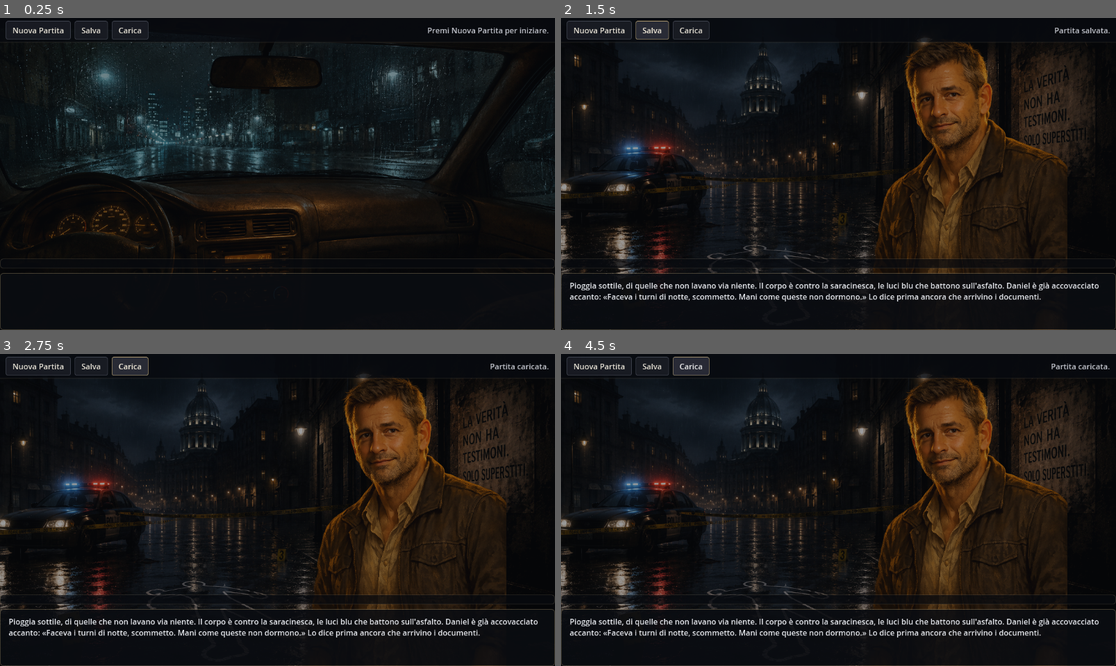
Above: before the commit, frames 1-4 (two rows, left to right).
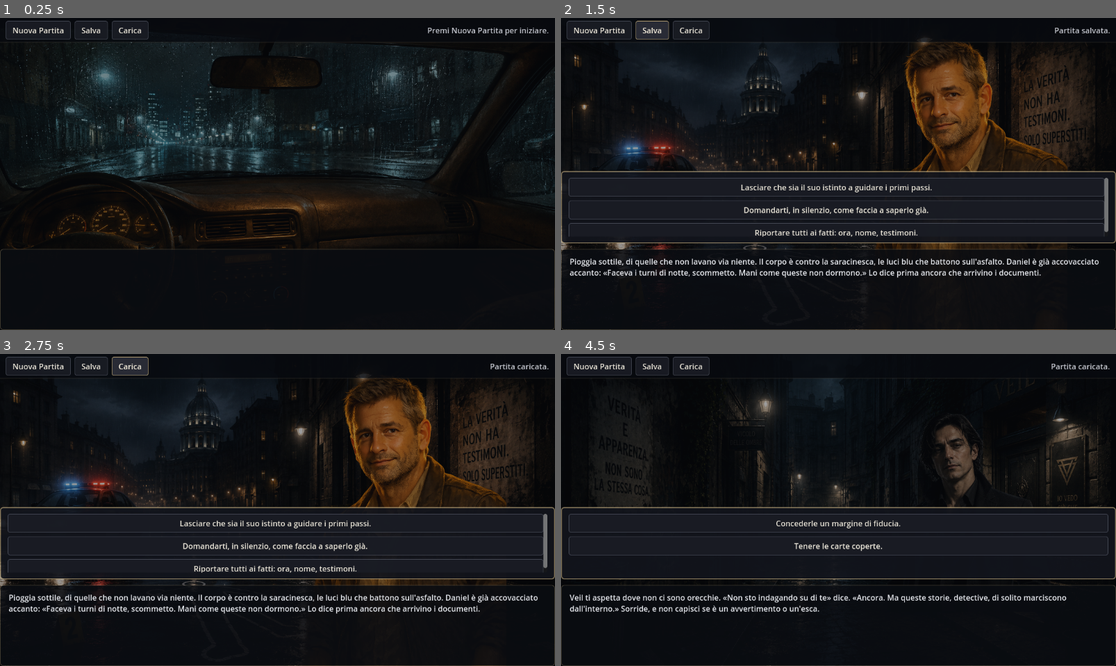
Above: after the commit, the same moments.

Repository: torsifranci2006-ship-it/gioco-test
Game: Godot game, scene res://scenes/main.tscn
The game is run twice, just before and just after one commit, with the same random seed, the same clock (stepped at 60 frames per second) and the same inputs.
Inputs (mouse positions are in pixels of both pictures, inside the frame that each line leads up to):
- Up to frame 1 (0.25 s): no input
- Up to frame 2 (1.5 s): click "Nuova Partita" at 0.5 s; click "Salva" at 1.25 s
- Up to frame 3 (2.75 s): click "Carica" at 2 s
- Up to frame 4 (4.5 s): click "Lasciare che sia il suo istin…" at 2.75 s; click (838, 631) at 3.5 s, where only the run before the commit has a clickable "Domandarti, in silenzio, come…"; click (838, 544) at 4.25 s, where only the run after the commit has a clickable "Capire cosa cerca davvero Vei…"

The runs differ from the first frame. In frame 1, 0.5% of the frame differs, in the area x 0-100%, y 73-83%; in frame 2, 15%; in frame 3, 15%; in frame 4, 27%, in the area x 0-100%, y 0-100%.

Commit message:
Migliora leggibilità UI e pannello scelte

Diff:
--- a/scenes/main.tscn
+++ b/scenes/main.tscn
@@ -19,16 +19,16 @@
 corner_radius_bottom_left = 6
 
 [sub_resource type="StyleBoxFlat" id="sb_choices"]
-content_margin_left = 14.0
-content_margin_top = 10.0
-content_margin_right = 14.0
-content_margin_bottom = 10.0
-bg_color = Color(0.03, 0.04, 0.06, 0.7)
-border_width_left = 1
-border_width_top = 1
-border_width_right = 1
-border_width_bottom = 1
-border_color = Color(0.5, 0.46, 0.38, 0.35)
+content_margin_left = 16.0
+content_margin_top = 14.0
+content_margin_right = 16.0
+content_margin_bottom = 14.0
+bg_color = Color(0.07, 0.08, 0.11, 0.92)
+border_width_left = 2
+border_width_top = 2
+border_width_right = 2
+border_width_bottom = 2
+border_color = Color(0.72, 0.64, 0.48, 0.7)
 corner_radius_top_left = 6
 corner_radius_top_right = 6
 corner_radius_bottom_right = 6
@@ -220,9 +220,11 @@
 anchor_bottom = 1.0
 grow_horizontal = 2
 grow_vertical = 0
-theme_override_constants/separation = 10
+theme_override_constants/separation = 12
 
 [node name="ChoicesPanel" type="PanelContainer" parent="BottomArea"]
+visible = false
+custom_minimum_size = Vector2(0, 150)
 layout_mode = 2
 size_flags_horizontal = 3
 theme_override_styles/panel = SubResource("sb_choices")
@@ -232,6 +234,7 @@
 
 [node name="ChoicesScroll" type="ScrollContainer" parent="BottomArea/ChoicesPanel/ChoicesMargin"]
 layout_mode = 2
+size_flags_vertical = 3
 horizontal_scroll_mode = 0
 
 [node name="Choices" type="VBoxContainer" parent="BottomArea/ChoicesPanel/ChoicesMargin/ChoicesScroll"]
@@ -250,7 +253,7 @@
 [node name="SceneText" type="RichTextLabel" parent="BottomArea/TextPanel/TextMargin"]
 layout_mode = 2
 size_flags_horizontal = 3
-custom_minimum_size = Vector2(0, 90)
+custom_minimum_size = Vector2(0, 140)
 fit_content = true
 
 [node name="EndingPanel" type="PanelContainer" parent="."]
--- a/src/ui/main.gd
+++ b/src/ui/main.gd
@@ -32,6 +32,7 @@
 }
 
 @onready var _scene_text: RichTextLabel = $BottomArea/TextPanel/TextMargin/SceneText
+@onready var _choices_panel: PanelContainer = $BottomArea/ChoicesPanel
 @onready var _choices: VBoxContainer = $BottomArea/ChoicesPanel/ChoicesMargin/ChoicesScroll/Choices
 @onready var _new_game_button: Button = $TopBar/TopBarMargin/Controls/NewGameButton
 @onready var _save_button: Button = $TopBar/TopBarMargin/Controls/SaveButton
@@ -119,6 +120,7 @@
 			button.tooltip_text = choice.motivo_blocco
 		button.pressed.connect(_on_choice.bind(choice.id))
 		_choices.add_child(button)
+	_choices_panel.visible = _choices.get_child_count() > 0
 	if choices.is_empty():
 		_status.text = "Nessuna scelta disponibile in questa scena."
 
